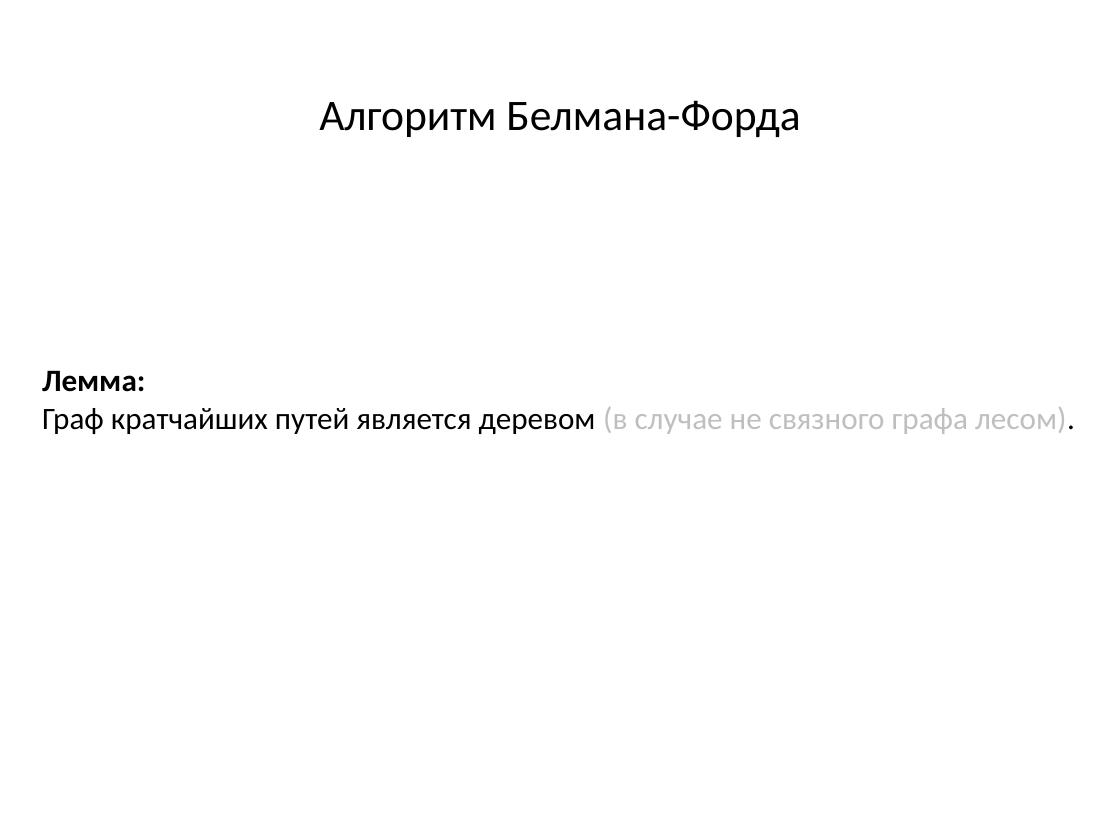
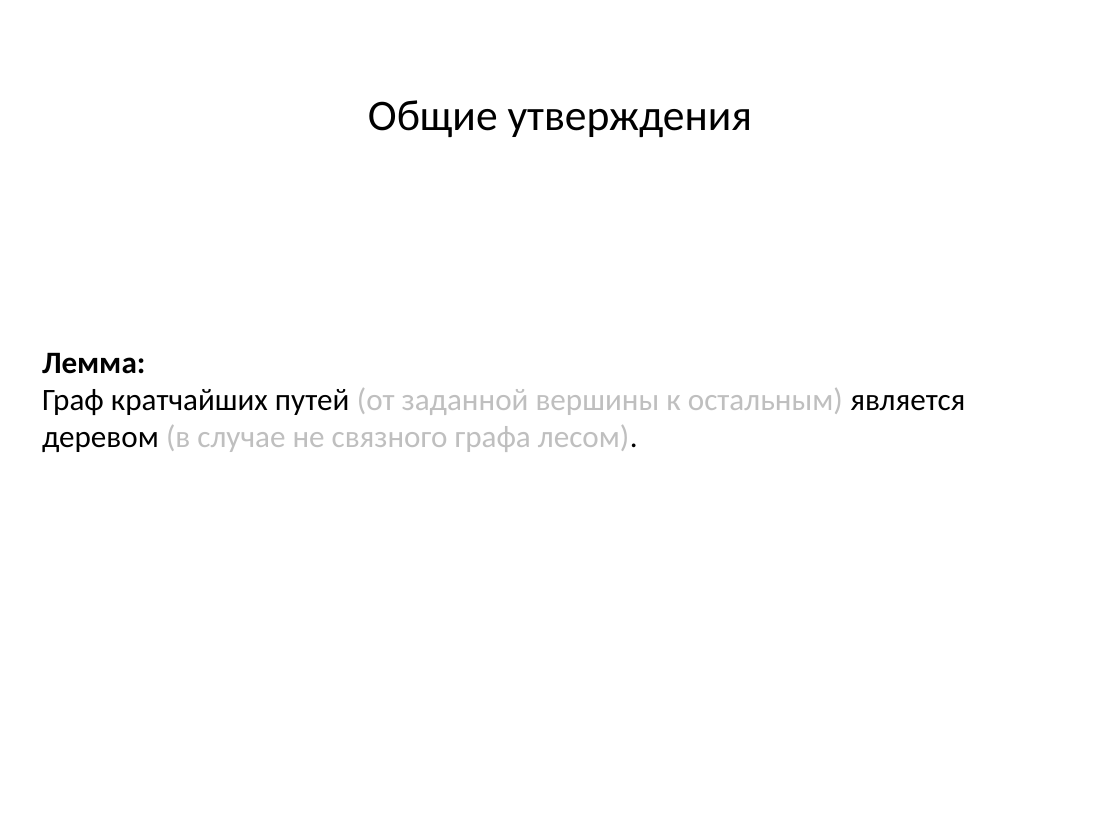
Before and after one commit to SteinbergOB/ANG, a slide deck: slide 5 of Презентации/Лекция 3.pptx (slide 4 before the commit). Drawn at 1120x840 pixels with LibreOffice and Linux fonts; fonts in the diff are those of the drawing. Boxes give left, top, right and bottom in pixels: in the first picture for what was removed or moved away, otherwise in the second. Text is boxed around its words. In the diff, an @@ line names an element or a change of style, - is before the commit and + after.

Commit message:
2603

```diff
--- a/Презентации/Лекция 3.pptx
+++ b/Презентации/Лекция 3.pptx
@@ text at box(368, 100, 753, 137): text changed @@
-Алгоритм Белмана-Форда
+Общие утверждения
@@ text at box(42, 388, 965, 452): text changed; text colour #000000 to #BFBFBF @@
-Граф кратчайших путей является деревом (в случае не связного графа лесом).
+Граф кратчайших путей (от заданной вершины к остальным) является деревом (в случае не связного графа лесом).
```
Also in this commit, not shown: 4 other slides changed, 2 slides added.
